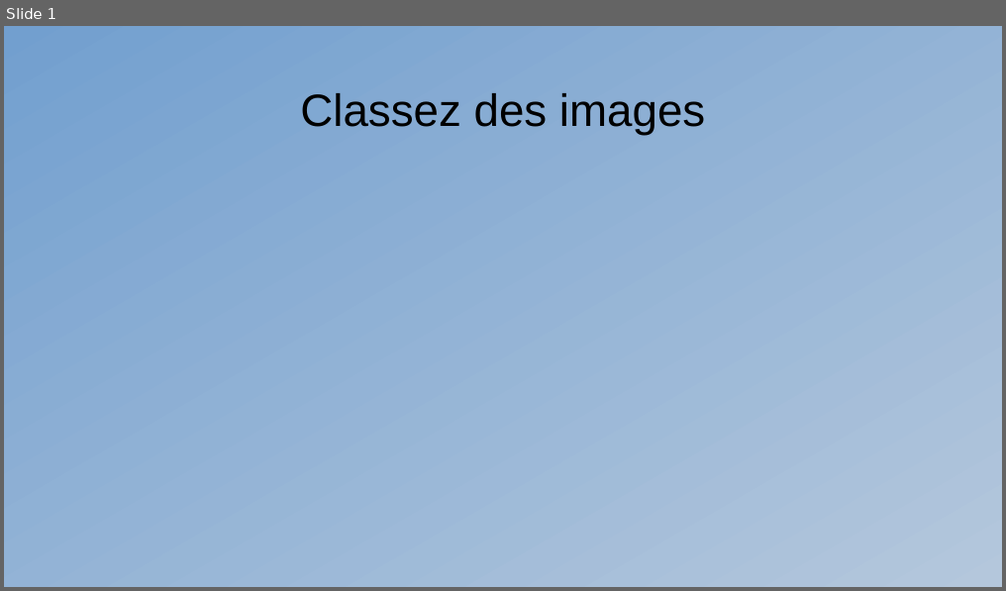
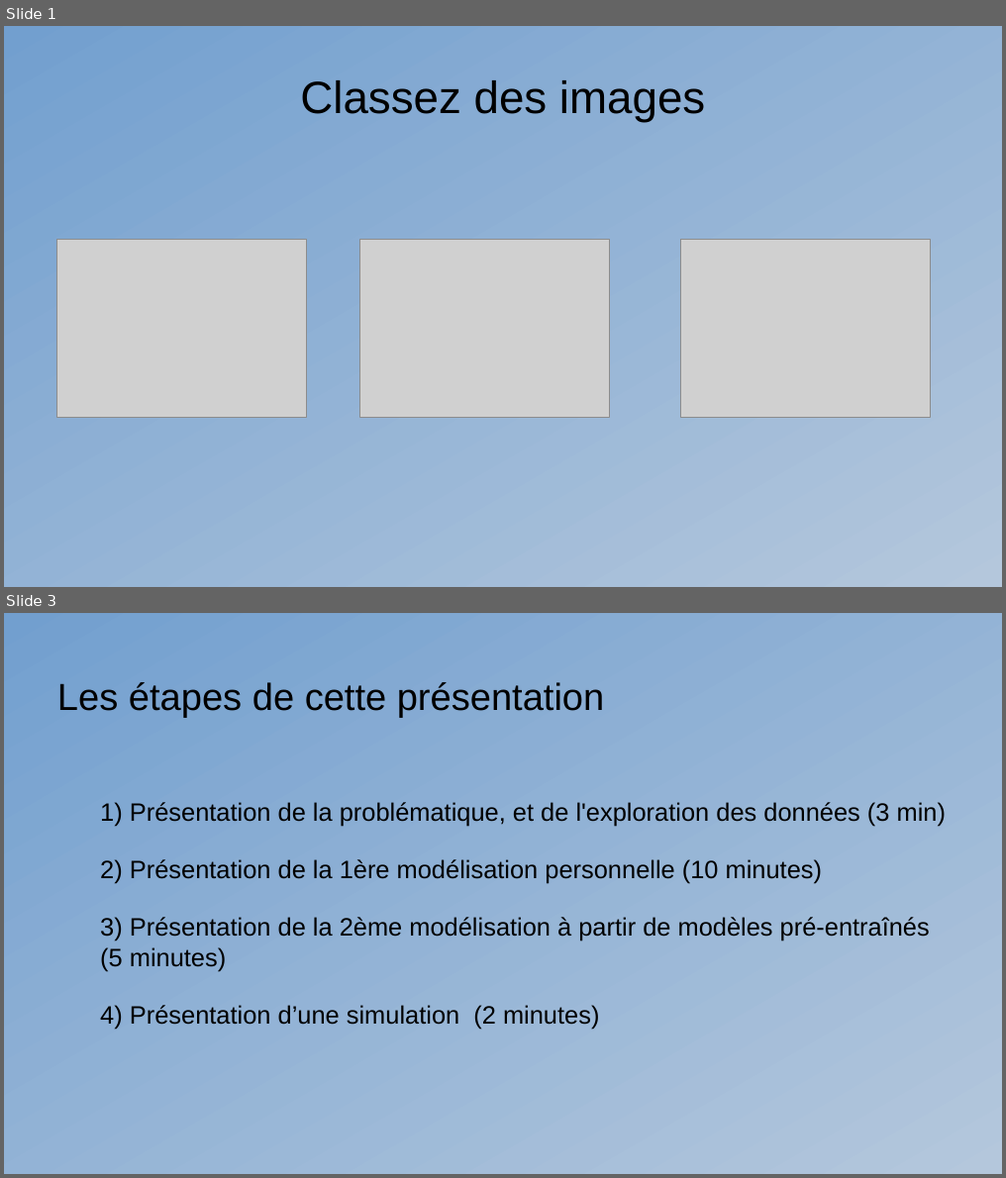
Before and after one commit to Kiwinokoto/OC_projet_6_Classer_des_images, a slide deck: presentation/Oudelet_Kevin_8_presentation_271123.odp. Shown one above the other, each under a label of ours: slide 1 before the commit, slides 1 and 3 after it; the slides between them are not shown. The pictures are 1006x591 and 1006x1178 pixels, drawn with LibreOffice and Linux fonts; fonts in the diff are those of the drawing; grey boxes stand for pictures. Boxes give left, top, right and bottom in pixels: in the first picture for what was removed or moved away, otherwise in the second. Text is boxed around its words. In the diff, an @@ line names an element or a change of style, - is before the commit and + after.

```diff
--- a/presentation/Oudelet_Kevin_8_presentation_271123.odp
+++ b/presentation/Oudelet_Kevin_8_presentation_271123.odp
@@ slide 3 added at [4,613,1002,1174], background gradient #729FCF to #B4C7DC @@
@@ title added at [57,682,605,718], 30 pt, text #000000 @@
+Les étapes de cette présentation
@@ text added at [100,802,945,1030], 20 pt, text #000000 @@
+1) Présentation de la problématique, et de l'exploration des données (3 min)
+2) Présentation de la 1ère modélisation personnelle (10 minutes)
+3) Présentation de la 2ème modélisation à partir de modèles pré-entraînés (5 minutes)
+4) Présentation d’une simulation (2 minutes)
@@ slide 1 changed as well @@
@@ title "Classez des images": place and size @@
-title "Classez des images" at [300,93,705,135]
+title "Classez des images" at [300,80,705,122]
@@ picture added at [57,240,307,418] @@
@@ picture added at [360,240,611,418] @@
@@ picture added at [681,240,932,418] @@
```
Also in this commit, not shown: 7 other slides added, 20 other files.
